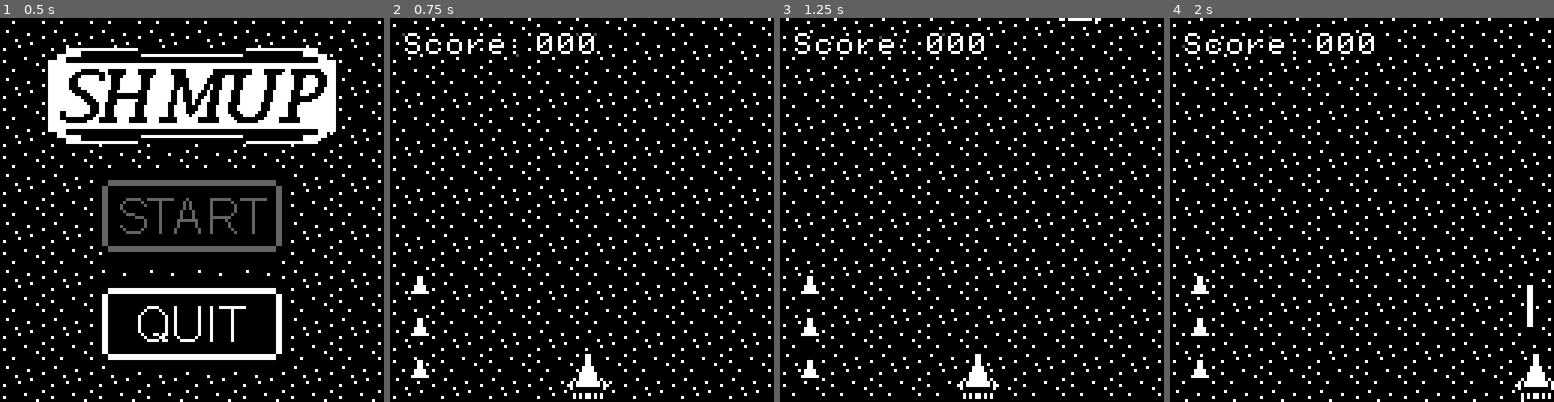
Above: before the commit, frames 1-4 (left to right).
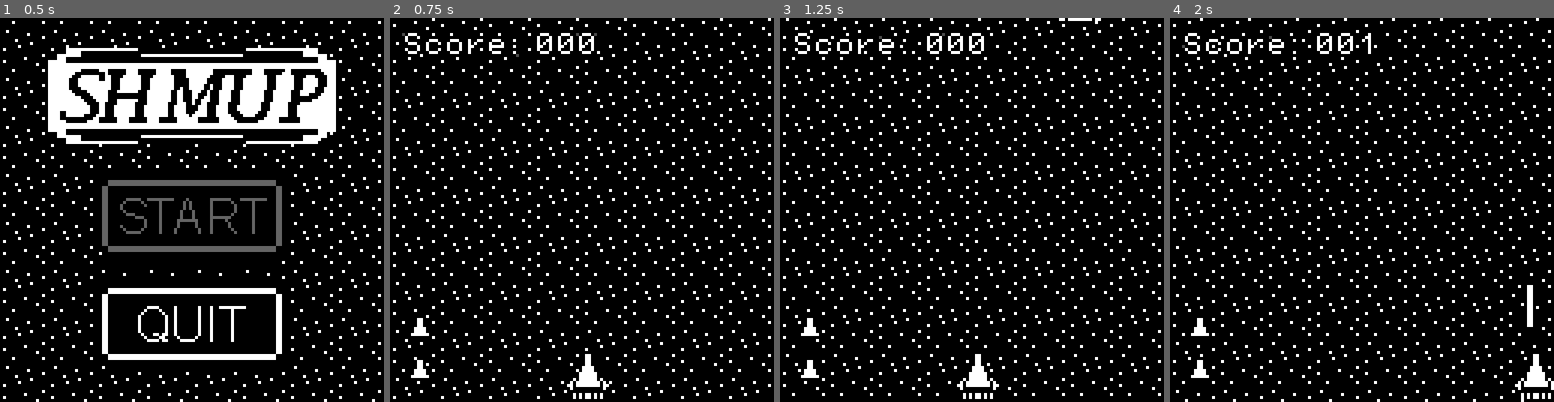
Above: after the commit, the same moments.

Repository: j-kry/shmup
Game: Godot game, scene res://scenes/main_menu/main_menu.tscn
The game is run twice, just before and just after one commit, with the same random seed, the same clock (stepped at 60 frames per second) and the same inputs.
Inputs (mouse positions are in pixels of both pictures, inside the frame that each line leads up to):
- Up to frame 1 (0.5 s): no input
- Up to frame 2 (0.75 s): click (582, 217) at 0.5 s
- Up to frame 3 (1.25 s): no input
- Up to frame 4 (2 s): tap Enter at 1.25 s; hold D (move_right) from 1.28 s (still down); hold Space (fire) from 1.28 s (still down); tap N at 1.55 s

Frame 1 is identical in both runs. In frame 2, 0.1% of the frame differs, in the area x 5-11%, y 67-73%; in frame 3, 0.1%; in frame 4, 0.3%, in the area x 5-54%, y 3-72%.

Commit message:
Final Version

Diff:
--- a/managers/game_manager.gd
+++ b/managers/game_manager.gd
@@ -4,15 +4,30 @@
 
 var lives: int = 3
 var score: int = 0
+var enemy_fall_speed = 20
+var enemy_spawn_rate = 1.0
 
-func _unhandled_input(event: InputEvent) -> void:
-	if event is InputEventKey:
-		if event.pressed and event.keycode == KEY_N:
-			print("hi there")
-			#get_tree().paused = false
-			#get_tree().change_scene_to_file("res://scenes/main_menu/main_menu.tscn")
 
-func _process(delta: float) -> void:
+func _physics_process(_delta: float) -> void:
 	if lives == 0:
 		died.emit()
+		await get_tree().create_timer(1.0).timeout
 		get_tree().paused = true
+		get_tree().create_timer(2.0).timeout.connect(reset_game)
+
+	if score >= 5:
+		enemy_fall_speed = 40
+		enemy_spawn_rate = 0.8
+	if score >= 20:
+		enemy_fall_speed = 60
+		enemy_spawn_rate = 0.5
+	if score >= 30:
+		enemy_fall_speed = 70
+
+func reset_game():
+	lives = 3
+	score = 0
+	enemy_fall_speed = 20
+	enemy_spawn_rate = 1.0
+	get_tree().paused = false
+	get_tree().change_scene_to_file("res://scenes/main_menu/main_menu.tscn")
--- a/scenes/enemy/enemy.gd
+++ b/scenes/enemy/enemy.gd
@@ -13,7 +13,7 @@
 
 func _physics_process(delta: float) -> void:
 	# move down the screen
-	position.y += 20 * delta
+	position.y += GameManager.enemy_fall_speed * delta
 
 	# allow collision when visible on screen
 	if position.y >= -5:
@@ -22,6 +22,8 @@
 	# when position is below the screen remove enemy
 	if position.y >= 135:
 		queue_free()
+		touched_player.emit()
+
 
 # if the area that enters the enemy is the laser
 # then remove enemy
--- a/scenes/game/game.gd
+++ b/scenes/game/game.gd
@@ -4,17 +4,23 @@
 const ENEMY_SCENE = preload("res://scenes/enemy/enemy.tscn")
 @onready var enemies: Node2D = $Enemies
 @onready var lasers: Node2D = $Lasers
+@onready var enemy_spawn_timer: Timer = $EnemySpawnTimer
 
 # spawn an enemy when the game starts
 func _ready() -> void:
 	spawn_enemy()
 	print("Lives: %s" % GameManager.lives)
+	enemy_spawn_timer.wait_time = GameManager.enemy_spawn_rate
 
 # spawns an enemy
 func spawn_enemy():
+	enemy_spawn_timer.wait_time = GameManager.enemy_spawn_rate
 	# create a new enemy instance
 	var enemy = ENEMY_SCENE.instantiate()
+	# connect to the touched player signal on the enemy
 	enemy.touched_player.connect(_on_touched_player)
+	# connect to the destroyed signal on the enemy
+	enemy.destroyed.connect(_on_destroyed)
 	# set the y pos to be above the screen
 	enemy.position.y = -20
 	# set the x pos to a random place within the screen bounds
@@ -37,6 +43,18 @@
 	spawn_enemy()
 
 
+# Connected within the spawn enemies function
 func _on_touched_player():
 	GameManager.lives -= 1
+	if GameManager.lives < 1:
+		$BackgroundMusic.stop()
+		$GameOverSound.play()
+	else:
+		$LostLifeSound.play()
 	print("Lives: %s" % GameManager.lives)
+
+
+# Connected within the spawn enemies function
+func _on_destroyed():
+	$EnemyDestroyedSound.play()
+	GameManager.score += 1
--- a/scenes/game/game.tscn
+++ b/scenes/game/game.tscn
@@ -1,9 +1,13 @@
-[gd_scene load_steps=5 format=3 uid="uid://dratgov0c8j0s"]
+[gd_scene load_steps=9 format=3 uid="uid://dratgov0c8j0s"]
 
 [ext_resource type="Script" uid="uid://d2tiefsna6hve" path="res://scenes/game/game.gd" id="1_0sr1o"]
 [ext_resource type="PackedScene" uid="uid://px4bx124kx52" path="res://scenes/background/background_sprite.tscn" id="1_7h61r"]
 [ext_resource type="PackedScene" uid="uid://bfdq7aefi4oa6" path="res://scenes/player/player.tscn" id="1_sul5r"]
 [ext_resource type="PackedScene" uid="uid://bfctobktxdei1" path="res://scenes/game_ui/game_ui.tscn" id="2_kelw5"]
+[ext_resource type="AudioStream" uid="uid://jnco7gp4646v" path="res://assets/hitHurt.wav" id="5_lfrn8"]
+[ext_resource type="AudioStream" uid="uid://djikn7gk4xtys" path="res://assets/explosionAlt.wav" id="6_5i0tg"]
+[ext_resource type="AudioStream" uid="uid://dk1elcmknjwo0" path="res://assets/bgMusic3.wav" id="7_bdhmt"]
+[ext_resource type="AudioStream" uid="uid://ofkmstolirwd" path="res://assets/deathSound.wav" id="8_87uf6"]
 
 [node name="Game" type="Node2D" groups=["game"]]
 script = ExtResource("1_0sr1o")
@@ -25,5 +29,20 @@
 
 [node name="Lasers" type="Node2D" parent="."]
 
+[node name="EnemyDestroyedSound" type="AudioStreamPlayer" parent="."]
+stream = ExtResource("5_lfrn8")
+volume_db = -10.0
+
+[node name="LostLifeSound" type="AudioStreamPlayer" parent="."]
+stream = ExtResource("6_5i0tg")
+volume_db = -10.0
+
+[node name="BackgroundMusic" type="AudioStreamPlayer" parent="."]
+stream = ExtResource("7_bdhmt")
+autoplay = true
+
+[node name="GameOverSound" type="AudioStreamPlayer" parent="."]
+stream = ExtResource("8_87uf6")
+
 [connection signal="fired_laser" from="Player" to="." method="_on_player_fired_laser"]
 [connection signal="timeout" from="EnemySpawnTimer" to="." method="_on_enemy_spawn_timer_timeout"]
--- a/scenes/game_ui/game_ui.gd
+++ b/scenes/game_ui/game_ui.gd
@@ -1,9 +1,22 @@
 extends Control
+
+@onready var lives_3: TextureRect = $MarginContainer/LivesVBoxContainer/Lives3
+@onready var lives_2: TextureRect = $MarginContainer/LivesVBoxContainer/Lives2
+@onready var score_label: Label = $MarginContainer/ScoreVBoxContainer/ScoreLabel
 
 
 # Called when the node enters the scene tree for the first time.
 func _ready() -> void:
 	GameManager.died.connect(_on_died)
+	score_label.text = "Score: %03d" % GameManager.score
+
+func _physics_process(_delta: float) -> void:
+	if GameManager.lives < 3:
+		lives_3.visible = false
+	if GameManager.lives < 2:
+		lives_2.visible = false
+
+	score_label.text = "Score: %03d" % GameManager.score
 
 
 func _on_died():
--- a/scenes/game_ui/game_ui.tscn
+++ b/scenes/game_ui/game_ui.tscn
@@ -71,10 +71,3 @@
 texture = ExtResource("2_1i64n")
 expand_mode = 2
 stretch_mode = 3
-
-[node name="Lives1" type="TextureRect" parent="MarginContainer/LivesVBoxContainer"]
-custom_minimum_size = Vector2(12, 12)
-layout_mode = 2
-texture = ExtResource("2_1i64n")
-expand_mode = 2
-stretch_mode = 3
--- a/scenes/player/player.gd
+++ b/scenes/player/player.gd
@@ -6,11 +6,16 @@
 const SPEED = 100.0
 @onready var laser_spawn_point: Marker2D = $LaserSpawnPoint
 @onready var fire_rate_timer: Timer = $FireRateTimer
+@onready var laser_fire_sound: AudioStreamPlayer = $LaserFireSound
 
 var can_fire: bool = true
 
 
-func _physics_process(delta: float) -> void:
+func _ready() -> void:
+	GameManager.died.connect(_on_died)
+
+
+func _physics_process(_delta: float) -> void:
 	var direction := Input.get_axis("move_left", "move_right")
 	velocity.x = direction * SPEED
 	clamp_position()
@@ -22,6 +27,7 @@
 func handle_fire():
 	if Input.is_action_pressed("fire") and fire_rate_timer.is_stopped():
 		fired_laser.emit(laser_spawn_point.global_position)
+		laser_fire_sound.play()
 		fire_rate_timer.start()
 
 
@@ -30,3 +36,6 @@
 		position.x = 8
 	elif position.x >= 120:
 		position.x = 120
+
+func _on_died():
+	queue_free()
--- a/scenes/player/player.tscn
+++ b/scenes/player/player.tscn
@@ -1,7 +1,8 @@
-[gd_scene load_steps=4 format=3 uid="uid://bfdq7aefi4oa6"]
+[gd_scene load_steps=5 format=3 uid="uid://bfdq7aefi4oa6"]
 
 [ext_resource type="Texture2D" uid="uid://cbt4cl250ax6g" path="res://assets/Spaceship.png" id="1_8afob"]
 [ext_resource type="Script" uid="uid://byh6vjcfog565" path="res://scenes/player/player.gd" id="1_dovo2"]
+[ext_resource type="AudioStream" uid="uid://dbsogfs2lox3r" path="res://assets/laserShoot.wav" id="3_gmlin"]
 
 [sub_resource type="CircleShape2D" id="CircleShape2D_8afob"]
 radius = 8.0
@@ -22,3 +23,7 @@
 [node name="FireRateTimer" type="Timer" parent="."]
 wait_time = 0.3
 one_shot = true
+
+[node name="LaserFireSound" type="AudioStreamPlayer" parent="."]
+stream = ExtResource("3_gmlin")
+volume_db = -10.0
Not shown, added: assets/bgMusic.wav.import
Not shown, added: assets/bgMusic2.wav.import
Not shown, added: assets/bgMusic3.wav.import
Not shown, added: assets/deathSound.wav.import
Not shown, added: assets/explosion.wav.import
Not shown, added: assets/explosionAlt.wav.import
Not shown, added: assets/gameOverSound.wav.import
Not shown, added: assets/hitHurt.wav.import
Not shown, added: assets/laserShoot.wav.import
Not shown, added: assets/bgMusic.mid
Not shown, added: assets/bgMusic.wav
Not shown, added: assets/bgMusic2.mid
(and 8 more such lines)
